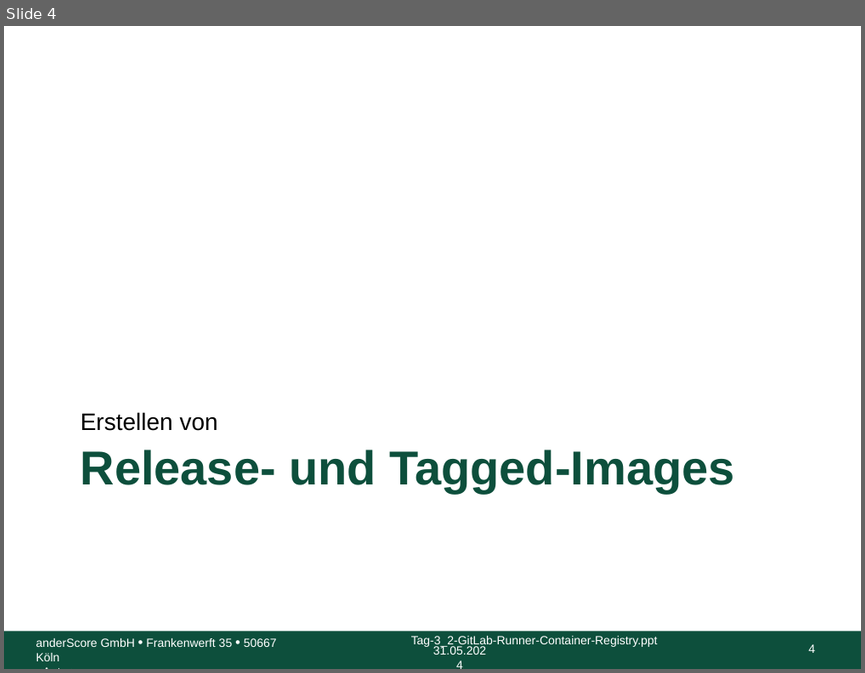
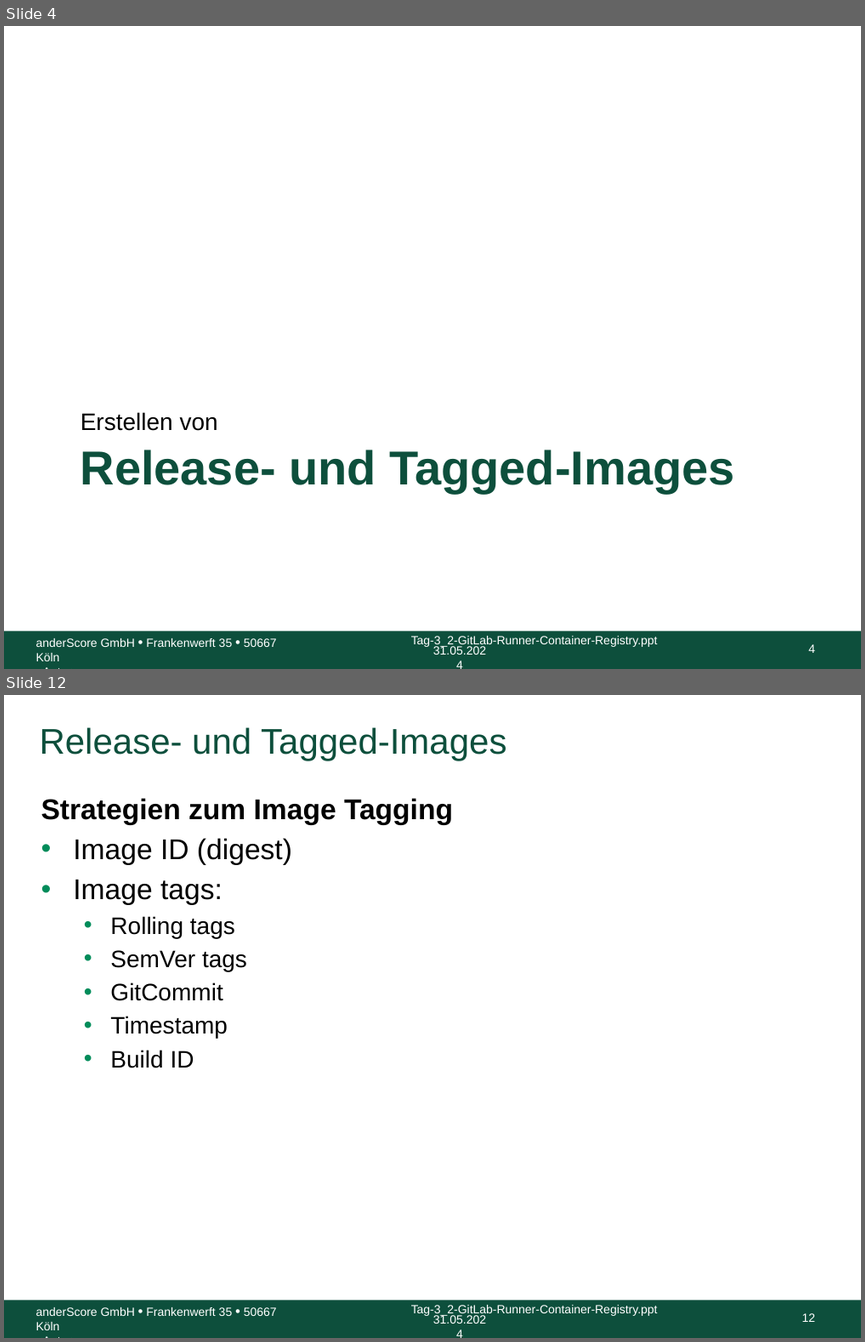
Before and after one commit to anderscore-gmbh/gitlab, a slide deck: slides/Tag-3_3-Release-und-Tagged-Images.pptx. Shown one above the other, each under a label of ours: slide 4 before the commit, slides 4 and 12 after it; the slides between them are not shown. The pictures are 865x673 and 865x1342 pixels, drawn with LibreOffice and Linux fonts; fonts in the diff are those of the drawing; background and template pictures are left out. Boxes give left, top, right and bottom in pixels: in the first picture for what was removed or moved away, otherwise in the second. Text is boxed around its words. In the diff, an @@ line names an element or a change of style, - is before the commit and + after.

Commit message:
Tag-3_3: Tagging von Docker Images abgeschlossen

```diff
--- a/slides/Tag-3_3-Release-und-Tagged-Images.pptx
+++ b/slides/Tag-3_3-Release-und-Tagged-Images.pptx
@@ slide 12 added at [4, 695, 861, 1338], background #FFFFFF; not listed: 5 template elements that a slide beside it also shows @@
@@ title added at [40, 727, 506, 760], 30 pt, text #0D4F3C @@
+Release- und Tagged-Images
@@ text added at [41, 798, 453, 1068], 24 pt, text #000000 @@
+Strategien zum Image Tagging
+• Image ID (digest)
+• Image tags:
+  • Rolling tags
+  • SemVer tags
+  • GitCommit
+  • Timestamp
+  • Build ID
```
Also in this commit, not shown: 8 other slides added.
